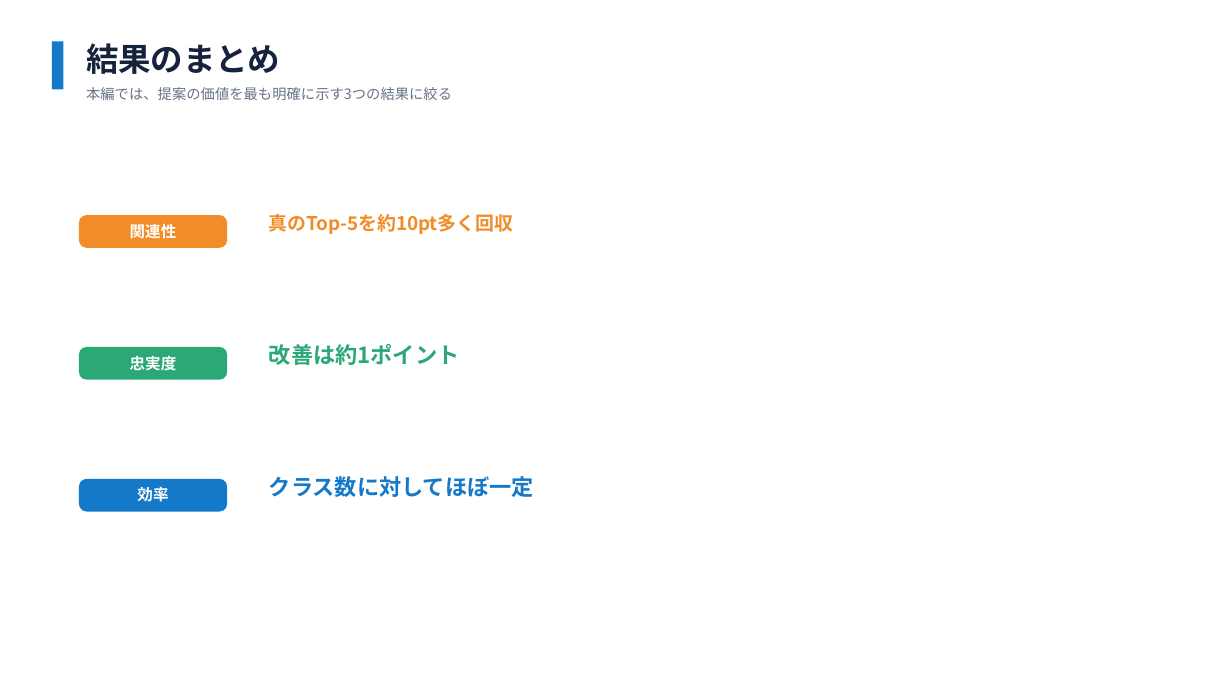
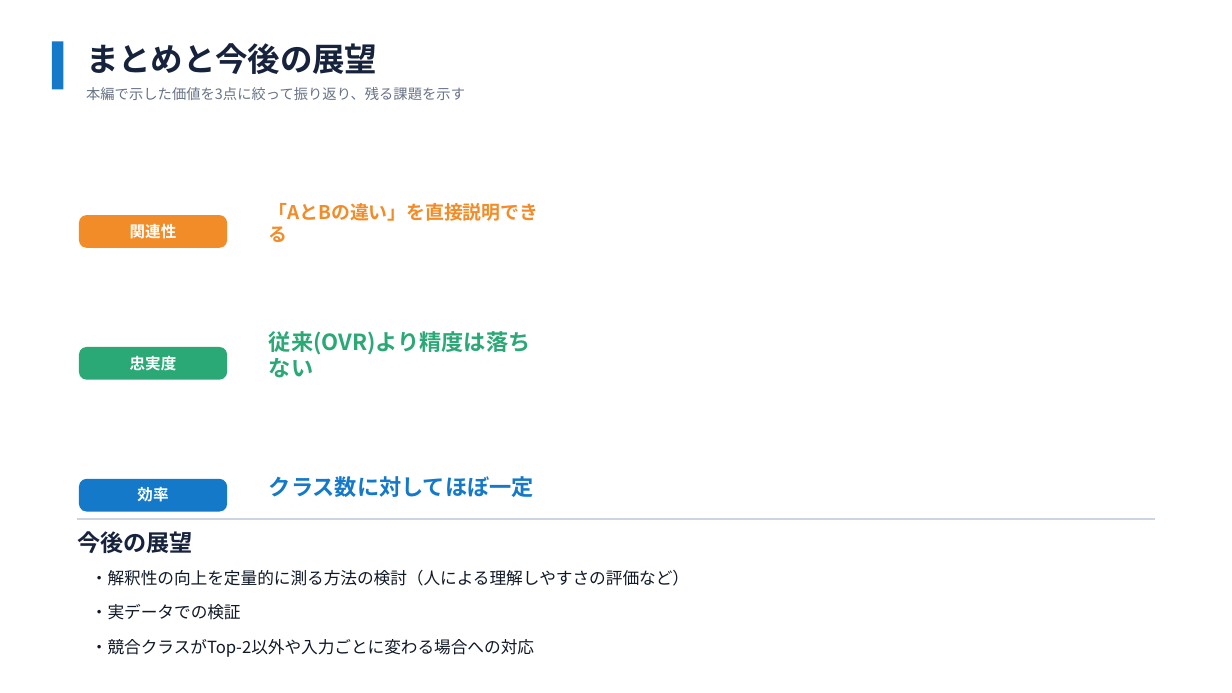
Before and after one commit to SoutaIkegame/Multi-Class-LIME-v2, a slide deck: slide 28 of pptx/MIDTERM_PRESENTATION_v3.pptx. Drawn at 1232x693 pixels with LibreOffice and Linux fonts; fonts in the diff are those of the drawing. Boxes give left, top, right and bottom in pixels: in the first picture for what was removed or moved away, otherwise in the second. Text is boxed around its words. In the diff, an @@ line names an element or a change of style, - is before the commit and + after.

```diff
--- a/pptx/MIDTERM_PRESENTATION_v3.pptx
+++ b/pptx/MIDTERM_PRESENTATION_v3.pptx
@@ text at (86, 43, 377, 74): text changed @@
-結果のまとめ
+まとめと今後の展望
@@ text at (86, 87, 465, 100): text changed @@
-本編では、提案の価値を最も明確に示す3つの結果に絞る
+本編で示した価値を3点に絞って振り返り、残る課題を示す
@@ text at (269, 203, 538, 242): text changed @@
-真のTop-5を約10pt多く回収
+「AとBの違い」を直接説明できる
@@ text at (269, 331, 530, 378): text changed @@
-改善は約1ポイント
+従来(OVR)より精度は落ちない
@@ line added from (77, 519) to (1155, 519), #CBD5E1 1.5 pt @@
@@ text added at (77, 531, 192, 553), 18 pt, text #17233D, bold @@
+今後の展望
@@ text added at (91, 570, 689, 586), 13 pt, text #111827 @@
+・解釈性の向上を定量的に測る方法の検討（人による理解しやすさの評価など）
@@ text added at (91, 604, 241, 620), 13 pt, text #111827 @@
+・実データでの検証
@@ text added at (91, 639, 534, 657), 13 pt, text #111827 @@
+・競合クラスがTop-2以外や入力ごとに変わる場合への対応
```
Also in this commit, not shown: 4 other slides changed, 2 other files.
